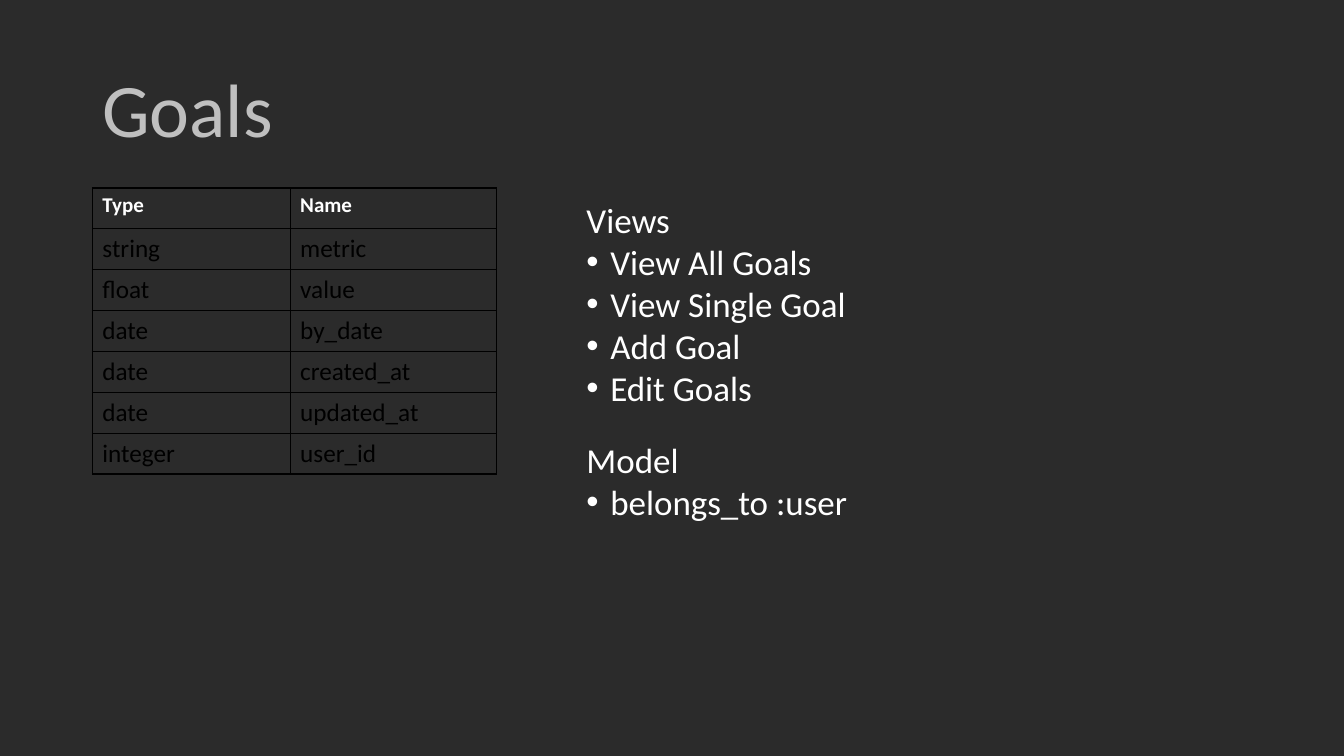
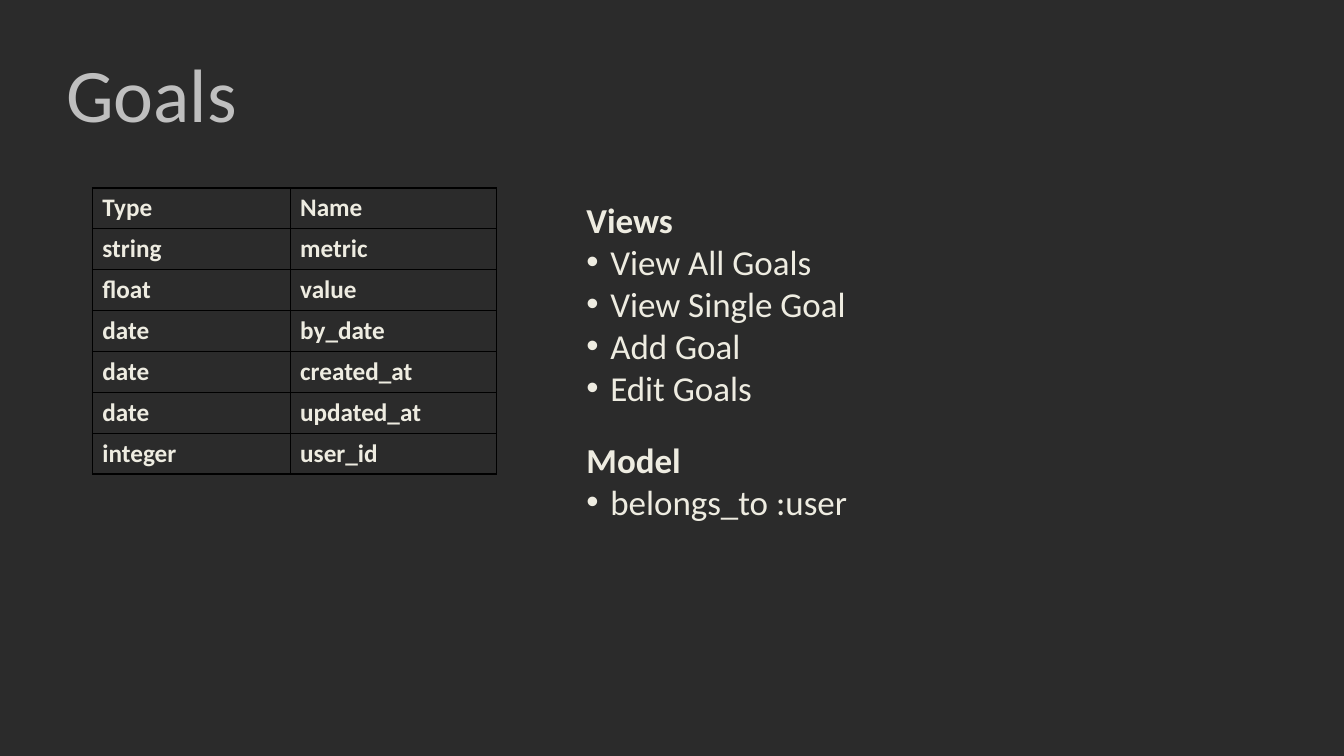
Before and after one commit to kylambouldin/CSE3901-FinalProject, a slide deck: slide 12 of Presentation.pptx (slide 11 before the commit). Drawn at 1344x756 pixels with LibreOffice and Linux fonts; fonts in the diff are those of the drawing; background and template pictures are left out; a plain dark background stands for a picture behind light text. Boxes give left, top, right and bottom in pixels: in the first picture for what was removed or moved away, otherwise in the second. Text is boxed around its words. In the diff, an @@ line names an element or a change of style, - is before the commit and + after.

```diff
--- a/Presentation.pptx
+++ b/Presentation.pptx
@@ text "Goals": place and size @@
-text "Goals" at (102,84,273,138)
+text "Goals" at (66,69,237,123)
@@ table at (93,188,496,474) @@
@@ size 15 to 18 pt, text colour #FFFFFF to #EEECE1 in "Type", "Name" @@
@@ text colour #000000 to #EEECE1, bold on @@
@@ text "Views" at (586,208,847,521): text colour #FFFFFF to #EEECE1; bold on in "Views", "Model" @@
```
Also in this commit, not shown: 4 other slides changed, 2 slides added, 1 slide removed.
